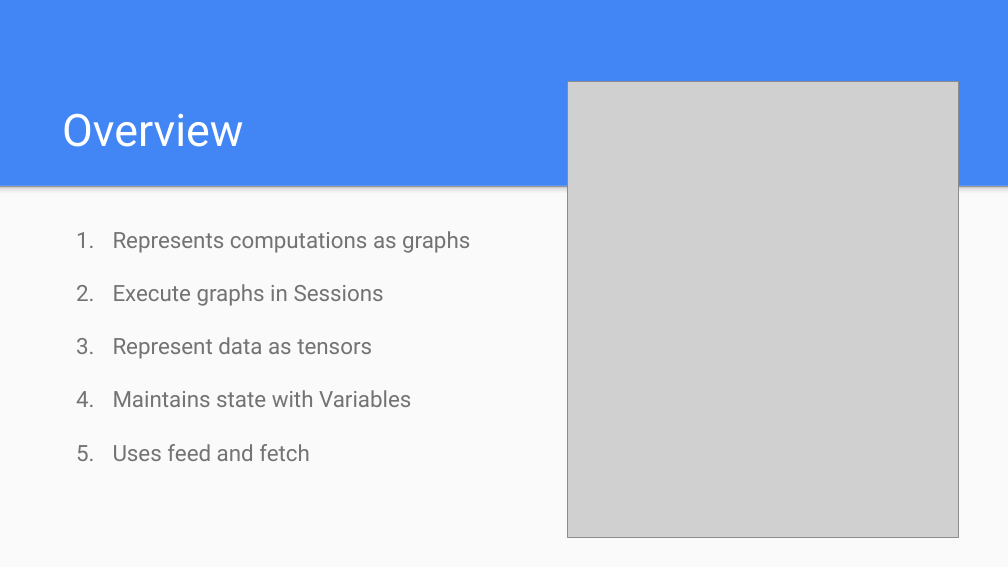
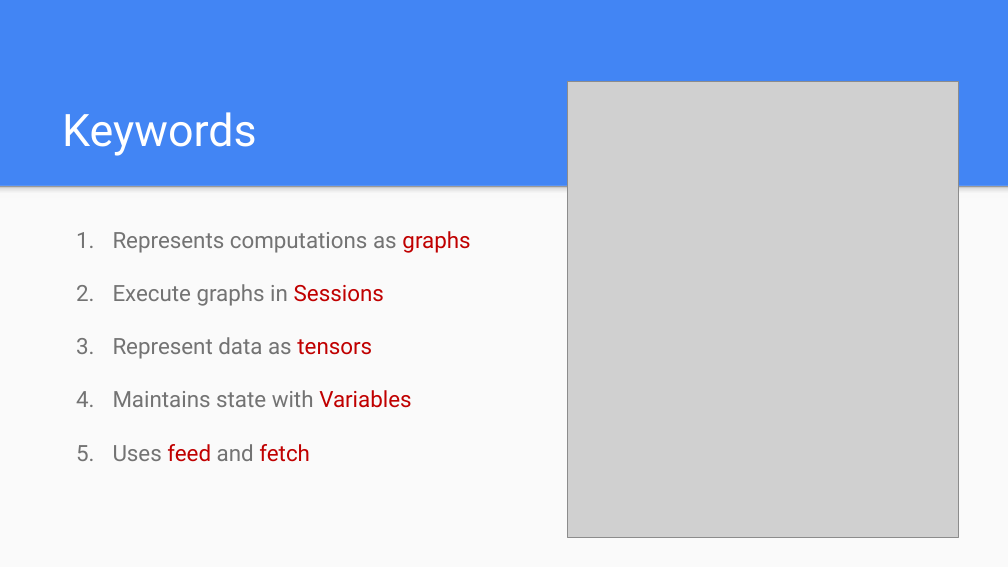
Before and after one commit to juxiangwu/ML, a slide deck: slide 13 of TensorFlow.pptx (slide 9 before the commit). Drawn at 1008x567 pixels with LibreOffice and Linux fonts; fonts in the diff are those of the drawing; grey boxes stand for pictures. Boxes give left, top, right and bottom in pixels: in the first picture for what was removed or moved away, otherwise in the second. Text is boxed around its words. In the diff, an @@ line names an element or a change of style, - is before the commit and + after.

```diff
--- a/TensorFlow.pptx
+++ b/TensorFlow.pptx
@@ title at <box>62,112,257,156</box>: text changed @@
-Overview
+Keywords
@@ text "Represents computations as graphs" at <box>113,231,470,462</box>: text colour #737373 to #C00000 in "graphs", "Sessions", "tensors", "Variables" and 1 more places @@
```
Also in this commit, not shown: 2 other slides changed, 9 slides added, 4 slides removed, 1 other file.
